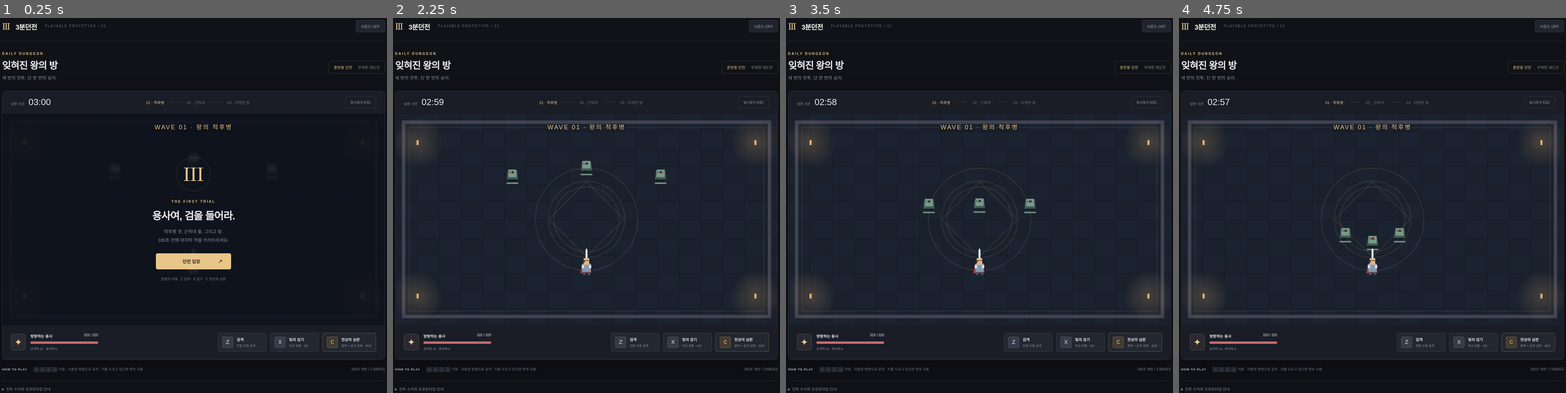
Above: before the commit, frames 1-4 (left to right).
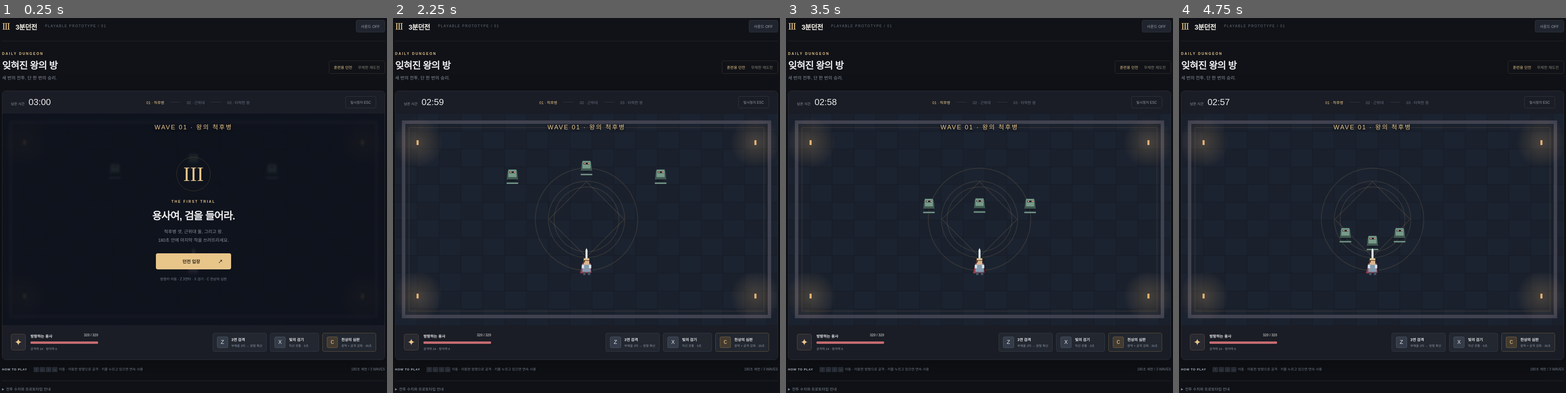
Above: after the commit, the same moments.

Repository: LESEMO/3-minute-dungeon
Game: browser game, page index.html
The game is run twice, just before and just after one commit, with the same random seed, the same clock (stepped at 60 frames per second) and the same inputs.
Inputs:
- Up to frame 1 (0.25 s): no input
- Up to frame 2 (2.25 s): tap Space at 1.1, 1.6, 2.1 s; click "던전 입장 ↗" at 2.02 s
- Up to frame 3 (3.5 s): tap Space at 2.6, 3.1 s
- Up to frame 4 (4.75 s): tap Space at 3.6, 4.1, 4.6 s

The runs differ from the first frame. In frame 1, 0.2% of the frame differs, in the area x 41-68%, y 69-89%; in frame 2, 0.1%; in frame 3, 0.1%; in frame 4, 0.1%.

Commit message:
Add three-hit combo and enemy contact damage

Diff:
--- /dev/null
+++ b/combat.test.cjs
@@ -0,0 +1,49 @@
+const assert = require('node:assert/strict');
+const fs = require('node:fs');
+const vm = require('node:vm');
+const element = {getContext:()=>({}),style:{},classList:{add(){},remove(){},toggle(){}}};
+const context = vm.createContext({document:{querySelector:()=>element,addEventListener(){}},window:{addEventListener(){}},requestAnimationFrame(){},localStorage:{getItem(){return null;},setItem(){}},console});
+vm.runInContext(fs.readFileSync('game.js','utf8'),context);
+function check(name, code){vm.runInContext(code,context);console.log('PASS '+name);}
+context.assert=assert;
+const setup="reset();state='playing';keys.clear();player.x=400;player.y=300;player.dx=1;player.dy=0;enemies=[];";
+check('combo damage, cooldown and one hit per expanding burst',setup+`
+const target={x:470,y:300,r:0,hp:1000,def:0};enemies=[target];
+attack('z');assert.equal(target.hp,980);assert.equal(player.z,.2);
+attack('z');assert.equal(target.hp,980);
+player.z=0;attack('z');assert.equal(target.hp,956);assert.equal(player.z,.3);
+player.z=0;attack('z');assert.equal(target.hp,956);assert.equal(player.z,.5);
+updateEffects(.1);assert.equal(target.hp,926);updateEffects(.4);assert.equal(target.hp,926);assert.equal(player.combo,0);
+`);
+check('first strike narrower, second keeps original range',setup+`
+const far={x:495,y:300,r:0,hp:100,def:0},side={x:420,y:350,r:0,hp:100,def:0};enemies=[far,side];
+attack('z');assert.equal(far.hp,100);assert.equal(side.hp,100);
+player.z=0;attack('z');assert.equal(far.hp,76);assert.equal(side.hp,76);
+`);
+check('burst grows to radius 80 at fixed forward center, including rear edge',setup+`
+const edge={x:550,y:300,r:0,hp:100,def:0},rear={x:390,y:300,r:0,hp:100,def:0},outside={x:551,y:300,r:0,hp:100,def:0};enemies=[edge,rear,outside];
+player.combo=2;attack('z');player.x=700;player.dy=1;player.dx=0;
+updateEffects(.25);assert.equal(edge.hp,100);assert.equal(rear.hp,100);
+updateEffects(.25);assert.equal(edge.hp,70);assert.equal(rear.hp,70);assert.equal(outside.hp,100);
+`);
+check('movement lock, resume, combo timeout and pause',setup+`
+spawn();keys.add('ArrowRight');keys.add('z');const startX=player.x;update(.02);assert.equal(player.x,startX);
+keys.delete('z');update(.04);update(.04);assert.equal(player.x,startX);update(.04);assert.ok(player.x>startX);
+state='paused';const timer=player.comboTimer,x=player.x;update(.5);assert.equal(player.comboTimer,timer);assert.equal(player.x,x);
+state='playing';keys.clear();update(1.1);assert.equal(player.combo,0);
+for(const skill of ['x','c']){player.moveLock=0;attack(skill);assert.equal(player.moveLock,.1);}
+`);
+check('contact damage, push, invulnerability, overlap and bounds',setup+`
+enemies=[{x:430,y:300,r:17,hp:100,atk:28}];contactEnemies();assert.equal(player.hp,312);assert.equal(player.x,379);
+player.x=400;contactEnemies();assert.equal(player.hp,312);assert.equal(player.x,400);
+player.inv=0;enemies[0].x=400;contactEnemies();assert.ok(Number.isFinite(player.x));assert.equal(player.hp,304);
+player.x=45;player.inv=0;enemies[0].x=46;contactEnemies();assert.equal(player.x,45);
+enemies[0].hp=0;player.inv=0;const hp=player.hp;contactEnemies();assert.equal(player.hp,hp);
+`);
+check('wave transition, boss phase, victory, contact death and timeout',setup+`
+wave=1;update(.01);assert.equal(wave,2);assert.equal(enemies.length,2);
+enemies=[];update(.01);assert.equal(wave,3);enemies[0].hp=enemies[0].maxHp*.3;update(.01);assert.equal(enemies[0].phase,true);
+enemies=[];update(.01);assert.equal(state,'won');
+reset();state='playing';player.hp=1;enemies[0].x=player.x;enemies[0].y=player.y;update(.01);assert.equal(state,'lost');
+reset();state='playing';time=179.99;update(.02);assert.equal(state,'lost');
+`);
--- a/game.js
+++ b/game.js
@@ -1,29 +1,70 @@
 'use strict';
 const canvas=document.querySelector('#game'),ctx=canvas.getContext('2d'),W=1120,H=620;
 const $=s=>document.querySelector(s),keys=new Set();
-const CONFIG={hero:{hp:320,atk:24,def:6,speed:235},monsters: …(80 unchanged characters)… 0,atk:28,def:9,speed:62,r:34}],limit:180};
+const CONFIG={hero:{hp:320,atk:24,def:6,speed:235},monsters: …(80 unchanged characters)… 0,atk:28,def:9,speed:62,r:34}],limit:180,combo:[{range:85,angle:1.1,mult:.85,cooldown:.2},{range:100,angle:Math.acos(.25),mult:1,cooldown:.3},{range:80,offset:70,mult:1.25,cooldown:.5}],attackLock:.1,comboReset:1,contactPush:18};
 let player,enemies=[],shots=[],effects=[],texts=[],wave=0,time=0,state='ready',last=0,notice=0,kills=0,sound=false,audioCtx;
-function reset(){player={...CONFIG.hero,maxHp:320,x:W/2,y:H*.72,dx:0,dy:-1,r:16,z:0,xcd:0,c:0,buff:0,inv:0};enemies=[];shots=[];effects=[];texts=[];wave=0;time=0;kills=0;spawn();}
+function reset(){player={...CONFIG.hero,maxHp:320,x:W/2,y:H*.72,dx:0,dy:-1,r:16,z:0,xcd:0,c:0,buff:0,inv:0,combo:0,comboTimer:0,moveLock:0};enemies=[];shots=[];effects=[];texts=[];wave=0;time=0;kills=0;spawn();}
 function spawn(){wave++;const positions=wave===1?[[330,160],[560,130],[790,160]]:wave===2?[[380,170],[740,170]]:[[560,1 …(269 unchanged characters)…
 function announce(t){$('#announcement').textContent=t;notice=3;}
 function tone(freq,duration=.08){if(!sound)return;try{audioCtx??=new(window.AudioContext||window.webkitAudioContext)(); …(324 unchanged characters)…
 function damage(e,amount){const n=Math.max(1,Math.round(amount-e.def));e.hp-=n;e.flash=.12;texts.push({x:e.x,y:e.y-e.r,t:.75,text:String(n),color:'#ffe4a9'});tone(180+Math.random()*80);}
 function hurt(amount){if(player.inv>0)return;const n=Math.max(1,Math.round(amount-player.def));player.hp-=n;player.inv=.65;texts.push({x:player.x,y:player.y-25,t:.8,text:'−'+n,color:'#ff8383'});tone(90,.15);if(player.hp<=0){player.hp=0;finish(false,'용사는 잠시 쓰러졌다.');}}
-function attack(kind){const atk=player.atk*(player.buff>0?1.3:1);if(kind==='z'&&player.z<=0){player.z=.45;effects.push({kind:'slash',x:player.x,y:player.y,dx:player.dx,dy:player.dy,t:.18,max:.18});enemies.forEach(e=>{const dx=e.x-player.x,dy=e.y-player.y,d=Math.hypot(dx,dy);if(d<100+e.r&&(d<30||(dx*player.dx+dy*player.dy)/d>.25))damage(e,atk);});tone(380);}if(kind==='x'&&player.xcd<=0){player.xcd=5;shots.push({x:player.x,y:player.y,vx:player.dx*560,vy:player.dy*560,r:10,t:2,friendly:true,atk:atk*2.5,hit:new Set()});tone(650,.15);}if(kind==='c'&&player.c<=0){player.c=35;enemies.forEach(e=>{if(Math.hypot(e.x-player.x,e.y-player.y)<250+e.r)damage(e,atk*12);});effects.push({kind:'ultimate',x:player.x,y:player.y,r:250,t:.8,max:.8});player.buff=8;announce('천상의 심판 · 8초간 공격력 +30%');tone(220,.5);}}
+function attack(kind){
+const atk=player.atk*(player.buff>0?1.3:1);
+if(kind==='z'&&player.z<=0){
+  const step=player.combo,hit=CONFIG.combo[step];
+  player.z=hit.cooldown;player.combo=(step+1)%3;player.comboTimer=CONFIG.comboReset;player.moveLock=CONFIG.attackLock;
+  if(step===2){
+    effects.push({kind:'burst',x:player.x+player.dx*hit.offset,y:player.y+player.dy*hit.offset,r:hit.range,t:.5,max:.5,atk:atk*hit.mult,hit:new Set()});
+  }else{
+    effects.push({kind:'slash',x:player.x,y:player.y,dx:player.dx,dy:player.dy,r:hit.range,angle:hit.angle,t:.18,max:.18});
+    enemies.forEach(e=>{const dx=e.x-player.x,dy=e.y-player.y,d=Math.hypot(dx,dy);if(e.hp>0&&d<hit.range+e.r&&(d<30||(dx*player.dx+dy*player.dy)/d>Math.cos(hit.angle)))damage(e,atk*hit.mult);});
+  }
+  tone(380+step*80);
+}
+if(kind==='x'&&player.xcd<=0){player.moveLock=CONFIG.attackLock;player.xcd=5;shots.push({x:player.x,y:player.y,vx:player.dx*560,vy:player.dy*560,r:10,t:2,friendly:true,atk:atk*2.5,hit:new Set()});tone(650,.15);}
+if(kind==='c'&&player.c<=0){player.moveLock=CONFIG.attackLock;player.c=35;enemies.forEach(e=>{if(e.hp>0&&Math.hypot(e.x-player.x,e.y-player.y)<250+e.r)damage(e,atk*12);});effects.push({kind:'ultimate',x:player.x,y:player.y,r:250,t:.8,max:.8});player.buff=8;announce('천상의 심판 · 8초간 공격력 +30%');tone(220,.5);}
+}
+function contactEnemies(){
+  for(const e of enemies){
+    if(state!=='playing')break;
+    if(e.hp<=0)continue;
+    const dx=player.x-e.x,dy=player.y-e.y,d=Math.hypot(dx,dy),min=player.r+e.r;
+    if(d>min||player.inv>0)continue;
+    const nx=d>0?dx/d:-player.dx,ny=d>0?dy/d:-player.dy;
+    hurt(e.atk*.5);
+    const push=min-d+CONFIG.contactPush;
+    player.x=Math.max(45,Math.min(W-45,player.x+nx*push));
+    player.y=Math.max(50,Math.min(H-40,player.y+ny*push));
+  }
+}
+function updateEffects(dt){
+  for(const e of effects){
+    e.t=Math.max(0,e.t-dt);
+    if(e.kind==='burst'){
+      const radius=e.r*(1-e.t/e.max);
+      for(const target of enemies){
+        if(target.hp>0&&!e.hit.has(target)&&Math.hypot(target.x-e.x,target.y-e.y)<=radius+target.r){damage(target,e.atk);e.hit.add(target);}
+      }
+    }
+  }
+  effects=effects.filter(e=>e.t>0);
+}
 function wind(e,kind){e.action={kind,x:player.x,y:player.y};e.wind=kind==='ultimate'?1.5:kind==='skill'?.9:.55;}
 function resolve(e){const a=e.action;e.action=null;if(a.kind==='melee'){if(Math.hypot(player.x-e.x,player.y-e.y)<e.r+48 …(509 unchanged characters)…
-function update(dt){if(state!=='playing')return;time+=dt;if( …(116 unchanged characters)… r(const k of ['z','xcd','c','buff','inv'])player[k]=Math.max(0,player[k]-dt);let dx=Number(keys.has('ArrowRight'))-Number(keys.has('ArrowLeft')),dy=Number(keys.has('ArrowDown'))-Number(keys.has('ArrowUp'));if(dx||dy){const d=Math.hypot(dx,dy);dx/=d;dy/=d;player.dx=dx;player.dy=dy;player.x=Math.max(45,Math.min(W-45,player.x+dx*player.speed*dt));player.y=Math.max(50,Math.min(H-40,player.y+dy*player.speed*dt));}for(const k of ['z','x','c'])if(keys.has(k))attack(k);
+function update(dt){if(state!=='playing')return;time+=dt;if( …(116 unchanged characters)… r(const k of ['z','xcd','c','buff','inv','moveLock','comboTimer'])player[k]=Math.max(0,player[k]-dt);if(player.comboTimer<=0)player.combo=0;let dx=Number(keys.has('ArrowRight'))-Number(keys.has('ArrowLeft')),dy=Number(keys.has('ArrowDown'))-Number(keys.has('ArrowUp'));if(dx||dy){const d=Math.hypot(dx,dy);dx/=d;dy/=d;player.dx=dx;player.dy=dy;}for(const k of ['z','x','c'])if(keys.has(k))attack(k);if((dx||dy)&&player.moveLock<=0){player.x=Math.max(45,Math.min(W-45,player.x+dx*player.speed*dt));player.y=Math.max(50,Math.min(H-40,player.y+dy*player.speed*dt));}
 for(const e of enemies){if(e.hp<=0)continue;e.flash=Math.max(0,e.flash-dt);if(e.type===2&&!e.phase&&e.hp<=e.maxHp*.3){e …(457 unchanged characters)…
 for(let i=0;i<enemies.length;i++)for(let j=i+1;j<enemies.length;j++){const a=enemies[i],b=enemies[j],dx=b.x-a.x,dy=b.y-a.y,d=Math.hypot(dx,dy),min=a.r+b.r+6;if(d>0&&d<min){const p=(min-d)*.5;a.x-=dx/d*p;a.y-=dy/d*p;b.x+=dx/d*p;b.y+=dy/d*p;}}
+contactEnemies();if(state!=='playing'){hud();return;}
 for(const s of shots){s.x+=s.vx*dt;s.y+=s.vy*dt;s.t-=dt;if(s.friendly){enemies.forEach(e=>{if(e.hp>0&&!s.hit.has(e)&&Math.hypot(s.x-e.x,s.y-e.y)<s.r+e.r){damage(e,s.atk);s.hit.add(e);}});}else if(Math.hypot(s.x-player.x,s.y-player.y)<s.r+player.r){hurt(s.atk);s.t=0;}}
-shots=shots.filter(s=>s.t>0&&s.x>-30&&s.x<W+30&&s.y>-30&&s.y<H+30);effects.forEach(e=>e.t-=dt);effects=effects.filter(e=>e.t>0);texts.forEach(t=>{t.t-=dt;t.y-=dt*30;});texts=texts.filter(t=>t.t>0);const dead=enemies.filter(e=>e.hp<=0);kills+=dead.length;enemies=enemies.filter(e=>e.hp>0);if(state==='playing'&&enemies.length===0){shots=shots.filter(s=>s.friendly);if(wave<3)spawn();else finish(true,'왕의 침묵, 용사의 승리.');}hud();}
+shots=shots.filter(s=>s.t>0&&s.x>-30&&s.x<W+30&&s.y>-30&&s.y<H+30);updateEffects(dt);texts.forEach(t=>{t.t-=dt;t.y-=dt*30;});texts=texts.filter(t=>t.t>0);const dead=enemies.filter(e=>e.hp<=0);kills+=dead.length;enemies=enemies.filter(e=>e.hp>0);if(state==='playing'&&enemies.length===0){shots=shots.filter(s=>s.friendly);effects=effects.filter(e=>e.kind!=='burst');if(wave<3)spawn();else finish(true,'왕의 침묵, 용사의 승리.');}hud();}
 function finish(win,title){state=win?'won':'lost';let record='';if(win){try{const old=Number(localStorage.getItem('dung …(517 unchanged characters)…
 function format(s){return `${String(Math.floor(s/60)).padStart(2,'0')}:${String(Math.floor(s%60)).padStart(2,'0')}`;}
 function hud(){$('#timer').textContent=format(Math.max(0,180-time));$('#timer').style.color=time>150?'#ff8888':'';$('#h …(465 unchanged characters)…
 function circle(x,y,r,fill,stroke){ctx.beginPath();ctx.arc(x,y,r,0,Math.PI*2);ctx.fillStyle=fill;ctx.fill();if(stroke){ctx.strokeStyle=stroke;ctx.lineWidth=2;ctx.stroke();}}
 function draw(){ctx.clearRect(0,0,W,H);ctx.fillStyle='#171d28';ctx.fillRect(0,0,W,H);for(let y=0;y<H;y+=52)for(let x=0; …(729 unchanged characters)…
 for(const e of enemies){if(e.action){const a=e.action;if(a.kind==='ultimate')circle(a.x,a.y,155,'#f13c5b25','#ee647a'); …(291 unchanged characters)…
-for(const s of shots){circle(s.x,s.y,s.r+5,s.friendly?'#91de …(228 unchanged characters)… e.dy,e.dx));ctx.beginPath();ctx.arc(0,0,90,-1.2,1.2);ctx.strokeStyle='#fff0bb';ctx.lineWidth=12;ctx.stroke();}else{circle(e.x,e.y,e.r,e.kind==='ult …(725 unchanged characters)…
+for(const s of shots){circle(s.x,s.y,s.r+5,s.friendly?'#91de …(228 unchanged characters)… e.dy,e.dx));ctx.beginPath();ctx.arc(0,0,e.r,-e.angle,e.angle);ctx.strokeStyle='#fff0bb';ctx.lineWidth=12;ctx.stroke();}else if(e.kind==='burst'){circle(e.x,e.y,e.r*(1-e.t/e.max),'#a8e5ff44','#d4f4ff');}else{circle(e.x,e.y,e.r,e.kind==='ult …(725 unchanged characters)…
 function entity(e,hero){ctx.save();ctx.translate(e.x,e.y);if(hero&&e.inv>0)ctx.globalAlpha=.5+.5*Math.sin(performance.n …(1736 unchanged characters)…
 function start(){keys.clear();reset();state='playing';$('#overlay').classList.add('hidden');$('#pause').textContent='일시정지 ESC';hud();}
 function pause(){if(state!=='playing'&&state!=='paused')return;state=state==='playing'?'paused':'playing';keys.clear(); …(354 unchanged characters)…
--- a/index.html
+++ b/index.html
@@ -7,10 +7,10 @@
   <section class="heading"><div><div class="eyebrow">DAILY DUNGEON</div><h1>잊혀진 왕의 방</h1><p>세 번의 전투, 단 한 번의 승리.</p></div><div class="daily">훈련용 던전 <span>무제한 재도전</span></div></section>
   <section class="game-shell">
     <div class="topbar"><div><span class="label">남은 시간</span><strong id="timer">03:00</strong></div><div class="waves"><span id="w1">01 · 척후병</span><i></i><span id="w2">02 · 근위대</span><i></i><span id="w3">03 · 타락한 왕</span></div><button id="pause">일시정지 ESC</button></div>
-    <div class="stage"><canvas id="game" width="1120" height="620" aria-label="방향키 이동, Z 기본공격, X 스킬, C 필살기로 플레이하는 던전"></canvas><div id="overlay" class="overlay"><div class="crest">III</div><div class="eyebrow">THE FIRST TRIAL</div><h2>용사여, 검을 들어라.</h2><p>척후병 셋, 근위대 둘, 그리고 왕.<br>180초 안에 마지막 적을 쓰러뜨리세요.</p><button id="start" class="primary">던전 입장 <span>↗</span></button><small>방향키 이동 · Z 검격 · X 검기 · C 천상의 심판</small></div><div id="announcement"></div></div>
-    <div class="bottom"><div class="vitals"><div class="hero …(220 unchanged characters)… s="ability" id="aZ"><kbd>Z</kbd><div><b>검격</b><small>전방 근접 공격</small></div><em></em></div><div class= …(225 unchanged characters)…
+    <div class="stage"><canvas id="game" width="1120" height="620" aria-label="방향키 이동, Z 3연타, X 스킬, C 필살기로 플레이하는 던전"></canvas><div id="overlay" class="overlay"><div class="crest">III</div><div class="eyebrow">THE FIRST TRIAL</div><h2>용사여, 검을 들어라.</h2><p>척후병 셋, 근위대 둘, 그리고 왕.<br>180초 안에 마지막 적을 쓰러뜨리세요.</p><button id="start" class="primary">던전 입장 <span>↗</span></button><small>방향키 이동 · Z 3연타 · X 검기 · C 천상의 심판</small></div><div id="announcement"></div></div>
+    <div class="bottom"><div class="vitals"><div class="hero …(220 unchanged characters)… s="ability" id="aZ"><kbd>Z</kbd><div><b>3연 검격</b><small>부채꼴 2타 → 원형 확산</small></div><em></em></div><div class= …(225 unchanged characters)…
   </section>
   <footer><span><b>HOW TO PLAY</b> <kbd>↑</kbd><kbd>←</kbd><kbd>↓</kbd><kbd>→</kbd> 이동 · 이동한 방향으로 공격 · 키를 누르고 있으면 연속 사용</span><span>180초 제한 / 3 WAVES</span></footer>
-  <details><summary>전투 수치와 프로토타입 안내</summary><p>용사 HP 320 / 공격 24 / 방어 6. 기본 공격 0.45초, 검기 공격력 ×2.5, 필살기 ×12 (반경 250), 사용 후 8초간 공격력 +30%. 피해량 = 공격력 − 방어력 (최소 1). 일반 HP 140 / 공격 15 / 방어 3, 엘리트 HP 520 / …(192 unchanged characters)…
+  <details><summary>전투 수치와 프로토타입 안내</summary><p>용사 HP 320 / 공격 24 / 방어 6. 기본 공격 3연타: 1타 ×0.85 / 0.2초, 2타 ×1 / 0.3초, 3타 ×1.25 / 0.5초. 3타는 전방 70 지점에서 반지름 80까지 0.5초간 확산하며, 1초간 연타가 끊기면 초기화됩니다. 공격 직후 0.1초 이동 제한. 적 접촉 시 적 공격력의 50%에서 방어력을 뺀 피해와 밀려남(피격 무적 0.65초). 검기 공격력 ×2.5, 필살기 ×12 (반경 250), 사용 후 8초간 공격력 +30%. 피해량 = 반올림(공격력 × 공격 계수 × 강화 배율 − 방어력), 최소 1. 일반 HP 140 / 공격 15 / 방어 3, 엘리트 HP 520 / …(192 unchanged characters)…
 </main><script src="game.js"></script>
 </body></html>
Not shown, changed: BALANCE.md
Not shown, changed: PROJECT_STATUS.md
